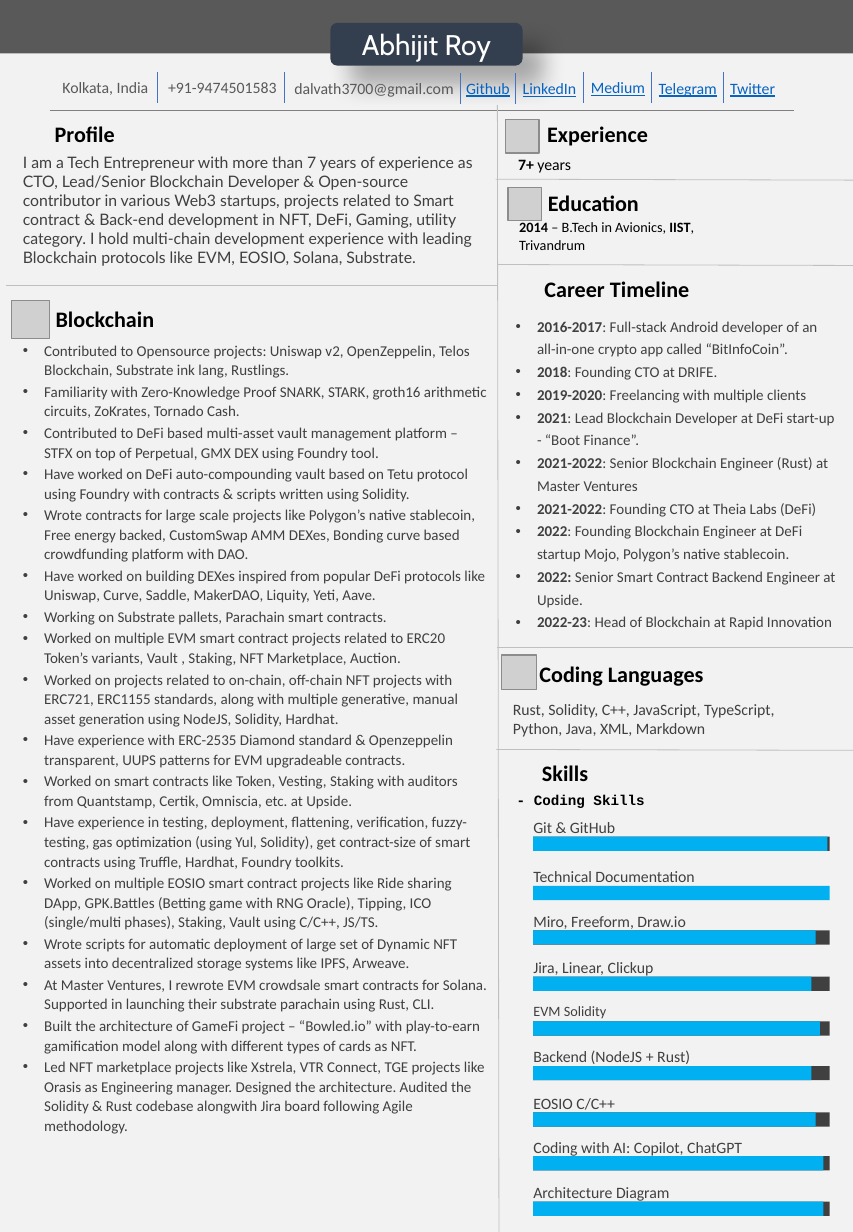
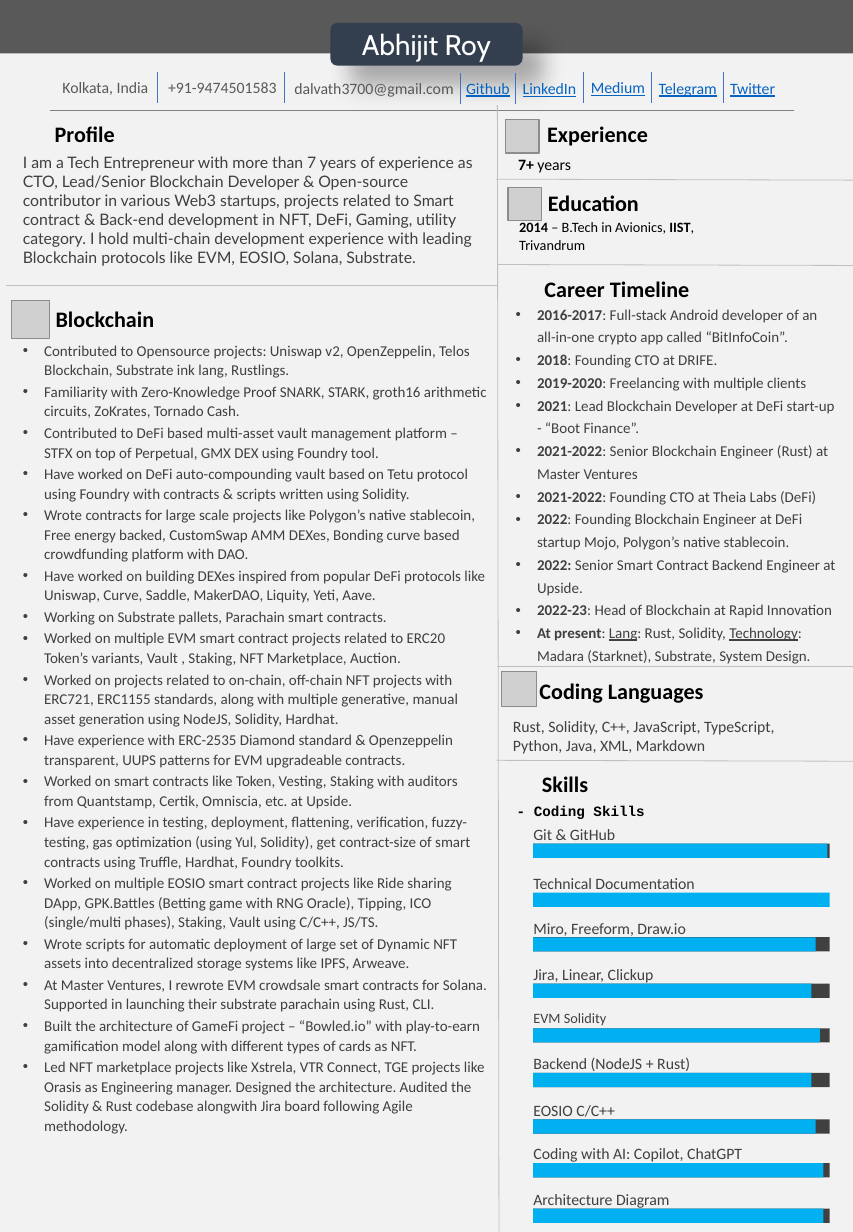
Before and after one commit to abhi3700/my_resume, a slide deck: slide 1 of my_resume.pptx. Drawn at 853x1232 pixels with LibreOffice and Linux fonts; fonts in the diff are those of the drawing; grey boxes stand for pictures; background and template pictures are left out. Boxes give left, top, right and bottom in pixels: in the first picture for what was removed or moved away, otherwise in the second. Text is boxed around its words. In the diff, an @@ line names an element or a change of style, - is before the commit and + after.

Commit message:
added section: 'At present'

```diff
--- a/my_resume.pptx
+++ b/my_resume.pptx
@@ text "2016-2017: Full-stack Android developer of ...": place and size @@
-text "2016-2017: Full-stack Android developer of ..." at <box>537,321,835,630</box>
+text "2016-2017: Full-stack Android developer of ..." at <box>537,309,835,664</box>
@@ text at <box>537,627,811,664</box>: paragraph added @@
+• At present: Lang: Rust, Solidity, Technology: Madara (Starknet), Substrate, System Design.
@@ line moved from (497, 647) - (853, 647) to (497, 666) - (853, 666) @@
@@ 2 texts, 1 picture: place and size @@
-2 texts, 1 picture at <box>502,655,775,737</box>
+2 texts, 1 picture at <box>502,672,775,754</box>
@@ 2 texts, 2 rectangles, 1 line: place and size @@
-2 texts, 2 rectangles, 1 line at <box>496,750,853,1079</box>
+2 texts, 2 rectangles, 1 line at <box>496,761,853,1087</box>
@@ 15 rectangles, 9 texts: place and size @@
-15 rectangles, 9 texts at <box>533,822,830,1216</box>
+15 rectangles, 9 texts at <box>533,829,830,1223</box>
```
Also in this commit, not shown: 1 other file.
